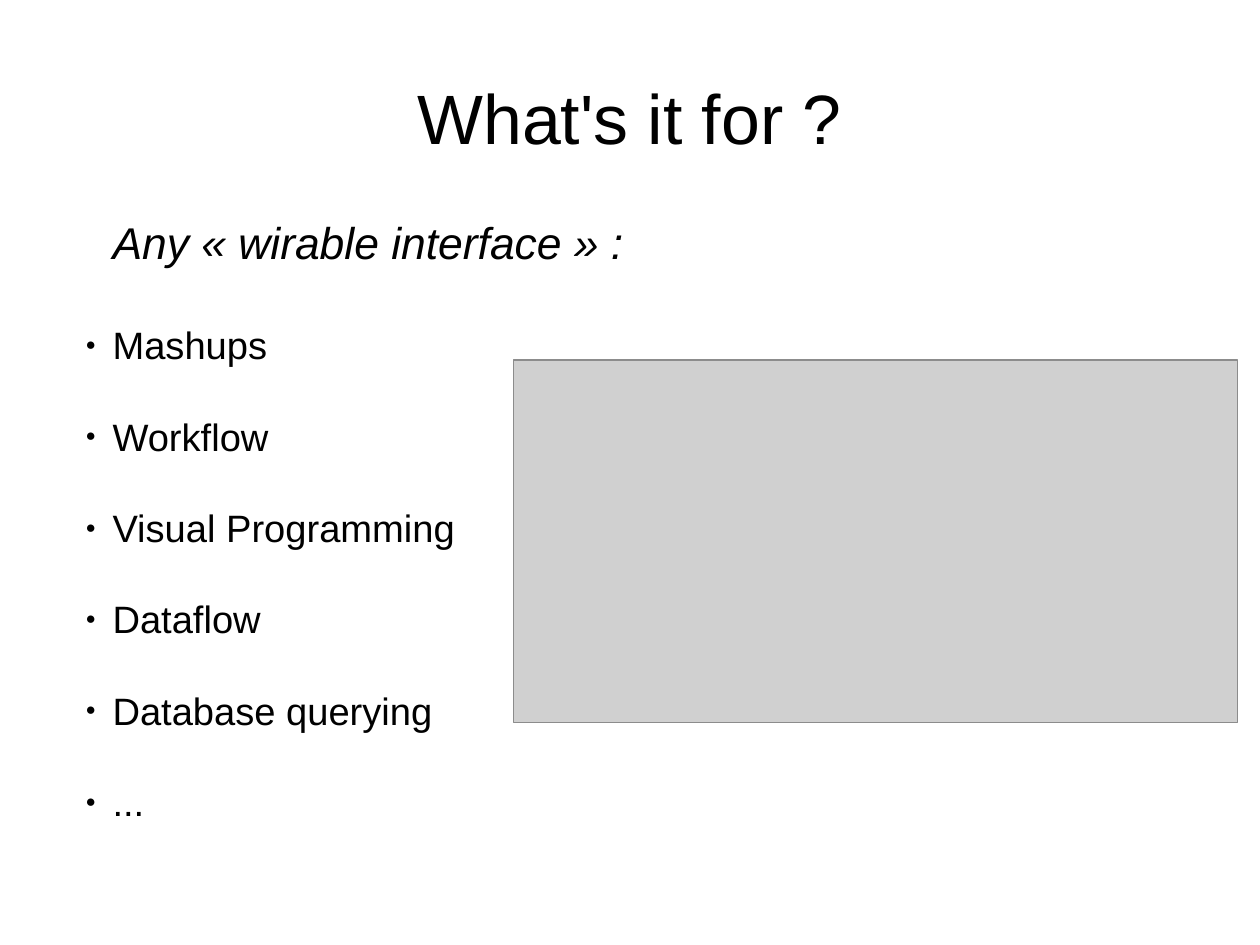
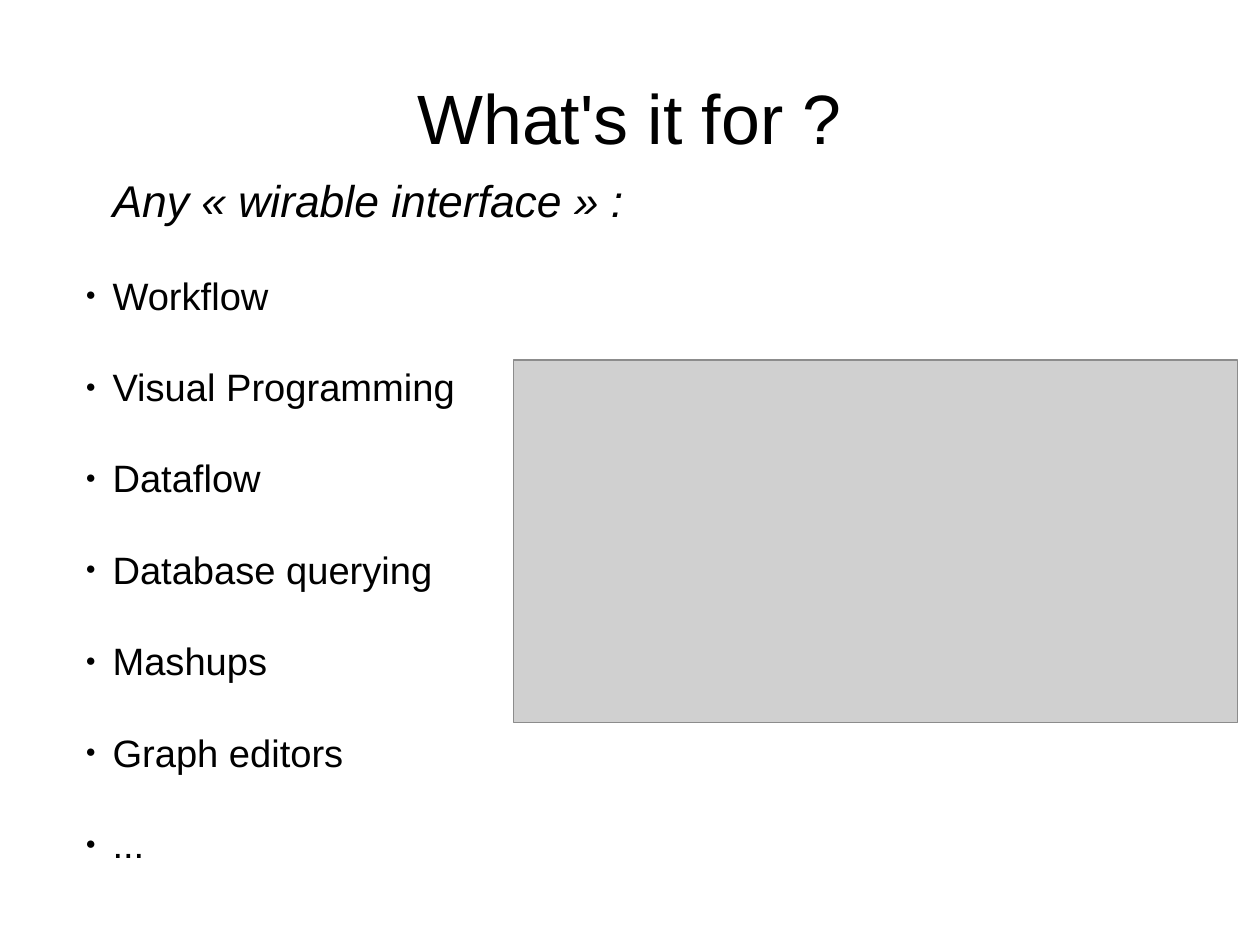
Before and after one commit to ericabouaf/wireit, a slide deck: slide 4 of res/WireIt presentation.odp. Drawn at 1260x945 pixels with LibreOffice and Linux fonts; fonts in the diff are those of the drawing; grey boxes stand for pictures. Boxes give left, top, right and bottom in pixels: in the first picture for what was removed or moved away, otherwise in the second. Text is boxed around its words. In the diff, an @@ line names an element or a change of style, - is before the commit and + after.

```diff
--- a/res/WireIt presentation.odp
+++ b/res/WireIt presentation.odp
@@ subtitle "Any « wirable interface » ...": place and size @@
-subtitle "Any « wirable interface » ..." at <box>113,226,561,733</box>
+subtitle "Any « wirable interface » ..." at <box>113,184,561,775</box>
@@ subtitle at <box>113,331,268,367</box>: paragraph removed @@
-  ● Mashups
@@ subtitle at <box>113,647,343,775</box>: paragraphs added @@
+  ● Mashups
+  ● Graph editors
```
Also in this commit, not shown: 8 other slides changed, 1 slide added, 3 other files.
